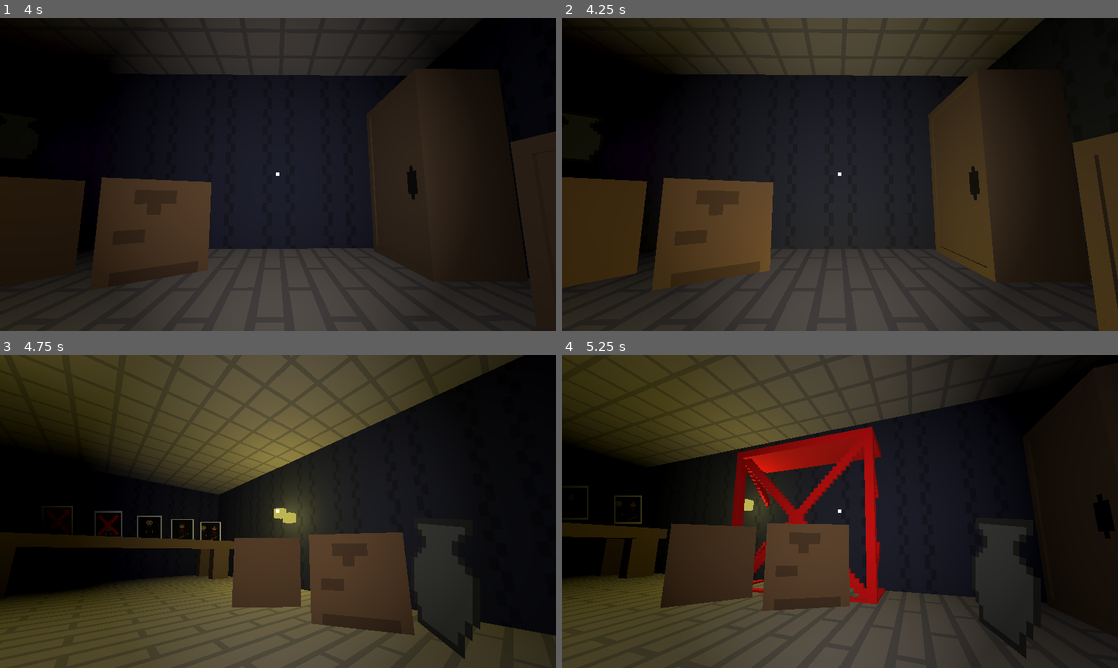
Above: before the commit, frames 1-4 (two rows, left to right).
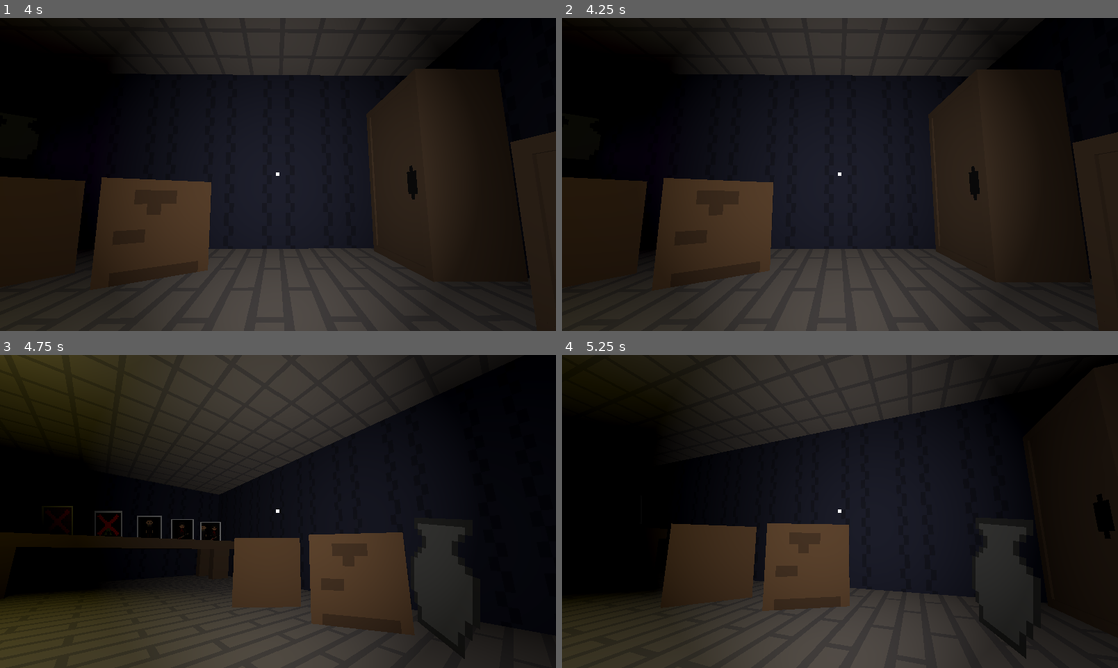
Above: after the commit, the same moments.

Repository: MrLamaT/houseofsinfulsouls_3d
Game: Godot game, scene res://chapter2/load/splash_screen.tscn
The game is run twice, just before and just after one commit, with the same random seed, the same clock (stepped at 60 frames per second) and the same inputs.
Inputs (mouse positions are in pixels of both pictures, inside the frame that each line leads up to):
- Up to frame 1 (4 s): tap Enter at 0.5, 2 s; move the mouse to (400, 158) at 0.52 s; click (400, 158) at 0.6 s; tap Space (+space) at 1.25 s; move the mouse to (166, 190) at 1.27 s; tap A (+a) at 1.35 s; click (166, 190) at 1.55 s; move the mouse to (333, 105) at 2.02 s; tap Ctrl (+crouch) at 2.1 s; click (333, 105) at 2.3 s; move the mouse to (272, 180) at 2.77 s; tap D (+d) at 2.85 s; click (272, 180) at 3.05 s; move the mouse to (316, 177) at 3.52 s; tap Q (+drop) at 3.6 s; click (316, 177) at 3.8 s
- Up to frame 2 (4.25 s): tap F2 (+f2) at 4.15 s
- Up to frame 3 (4.75 s): move the mouse to (233, 508) at 4.27 s; tap E (+e) at 4.35 s; click (233, 508) at 4.55 s
- Up to frame 4 (5.25 s): tap F3 (+f3) at 4.9 s; move the mouse to (845, 511) at 5.02 s; tap S (+s) at 5.1 s

Frame 1 is identical in both runs. In frame 2, 7.5% of the frame differs, in the area x 0-100%, y 0-100%; in frame 3, 22%; in frame 4, 23%, in the area x 0-59%, y 0-88%.

Commit message:
destruction_terminal_construction

Diff:
--- a/chapter2/Player/Player.tscn
+++ b/chapter2/Player/Player.tscn
@@ -720,6 +720,10 @@
 [node name="HandTarget" type="Marker3D" parent="head/Camera3D"]
 transform = Transform3D(1, 0, 0, 0, 1, 0, 0, 0, 1, 0, 0, -5)
 
+[node name="RayCast" type="RayCast3D" parent="head/Camera3D"]
+target_position = Vector3(0, 0, -2.5)
+collision_mask = 4
+
 [node name="FootstepPlayer" type="AudioStreamPlayer3D" parent="."]
 stream = ExtResource("3_kd1ih")
 volume_db = -25.0
--- a/chapter2/Player/player.gd
+++ b/chapter2/Player/player.gd
@@ -9,6 +9,7 @@
 @onready var crosshair = $head/Camera3D/crosshair
 @onready var hand_sprite = $head/Camera3D/hand_position/Sprite3D
 @onready var hand_target: Marker3D = $head/Camera3D/HandTarget
+@onready var raycast: RayCast3D = $head/Camera3D/RayCast
 
 var interaction_manager: InteractionManager
 
@@ -81,8 +82,11 @@
 #стройка
 var grid_size = 0.25
 var ghost_block: Node3D = null
-var objects = []
-var current_object_index = 0
+var objects = {
+	"light": preload("res://chapter2/Objects/light.tscn"),
+	"foundation": preload("res://chapter2/Objects/foundation.tscn")
+}
+var current_build_object: String = ""
 
 #полёт
 var is_floating: bool = false
@@ -91,27 +95,18 @@
 var float_speed: float = 3.0 # скорость подъема/спуска при парении
 
 func building(_delta):
+	if not ghost_block or current_build_object == "":
+		return
 	var snap_pos: Vector3 = snap_to_grid(hand_target.global_position, grid_size)
 	ghost_block.global_position = lerp(ghost_block.global_position, snap_pos, 0.1)
 	if Input.is_action_just_pressed("rotate"):
 		ghost_block.rotation.y += deg_to_rad(45)
 	if Input.is_action_just_pressed("UI_click") and ghost_block.can_place:
-		var block_instance = objects[current_object_index].instantiate()
+		var block_instance = objects[current_build_object].instantiate()
 		get_parent().add_child(block_instance)
 		block_instance.place()
 		block_instance.global_transform.origin = snap_to_grid(ghost_block.global_transform.origin, grid_size)
-		block_instance.global_position = ghost_block.global_position
 		block_instance.global_rotation = ghost_block.global_rotation
-
-func object_change(directionBlock):
-	if ghost_block:
-		ghost_block.queue_free()
-		current_object_index += directionBlock
-		if (current_object_index < 0):
-			current_object_index += objects.size()
-		elif current_object_index >= objects.size():
-			current_object_index -= objects.size()
-		spawn_ghost_block()
 
 func snap_to_grid(input_position: Vector3, grid_snap: float) -> Vector3:
 	var x = round(input_position.x / grid_snap) * grid_snap
@@ -119,11 +114,26 @@
 	var z = round(input_position.z / grid_snap) * grid_snap
 	return Vector3(x,y,z)
 
-func spawn_ghost_block():
-	ghost_block = objects[current_object_index].instantiate()
-	get_parent().add_child(ghost_block)
-	ghost_block.global_position = self.global_position
-	ghost_block.global_position.y -= 1.0
+func spawn_ghost_block(object_type: String):
+	if current_build_object == object_type and ghost_block:
+		return
+	if ghost_block:
+		ghost_block.queue_free()
+		ghost_block = null
+	if objects.has(object_type):
+		current_build_object = object_type
+		ghost_block = objects[object_type].instantiate()
+		get_parent().add_child(ghost_block)
+		ghost_block.global_position = self.global_position
+		ghost_block.global_position.y -= 1.0
+	else:
+		current_build_object = ""
+
+func stop_building():
+	if ghost_block:
+		ghost_block.queue_free()
+		ghost_block = null
+	current_build_object = ""
 
 func look_at_point(target_point: Vector3):
 	var head_look_point = Vector3(target_point.x, head.global_position.y, target_point.z)
@@ -152,8 +162,6 @@
 	if Global.game_settings["ModHard"]:
 		DarkHardMod(true)
 	update_gui_visibility()
-	objects.append(preload("res://chapter2/Objects/light.tscn"))
-	objects.append(preload("res://chapter2/Objects/foundation.tscn"))
 
 func DarkHardMod(mod):
 	if mod:
@@ -472,15 +480,12 @@
 	$head/Camera3D/coordinates.text = "%03d:%03d:%03d" % [global_position.x, global_position.y, global_position.z]
 	if not Global.game_settings["affected_by_gravity"]:
 		is_floating = false
-	if Input.is_action_just_pressed("+f2"):
-		if ghost_block:
-			ghost_block.destroy()
-		else:
-			spawn_ghost_block()
-	if ghost_block:
+	if ghost_block and current_build_object != "":
 		building(delta)
+	elif raycast.is_colliding():
 		if Input.is_action_just_pressed("+f3"):
-			object_change(1)
+			if raycast.get_collider().is_in_group("Object"):
+				raycast.get_collider().destroy()
 	if Global.game_settings["affected_by_gravity"]:
 		if Input.is_action_just_pressed("+space") and is_on_floor() and Global.game_settings["can_jump"] and movement_enabled and !crouched:
 			if jump_cooldown_timer <= 0:
--- a/chapter2/Player/terminal/terminal.gd
+++ b/chapter2/Player/terminal/terminal.gd
@@ -200,5 +200,35 @@
 				light1.light_color = color
 				light2.light_color = color
 				SystemPrint("Flashlight color changed to: " + argument)
+		"build":
+			if cheat_mod:
+				if argument == "":
+					SystemPrint("Usage: build [object_name|stop|list]")
+					SystemPrint("Available objects: light, foundation")
+					SystemPrint("Type 'build stop' to exit building mode")
+					SystemPrint("Type 'build list' to see all available objects")
+					return
+				if argument.to_lower() == "stop":
+					player.stop_building()
+					SystemPrint("Building mode stopped")
+					return
+				if argument.to_lower() == "list":
+					SystemPrint("Available build objects:")
+					for obj_name in player.objects.keys():
+						SystemPrint("• " + obj_name)
+					return
+				if player.objects.has(argument.to_lower()):
+					player.spawn_ghost_block(argument.to_lower())
+					SystemPrint("Building mode: " + argument)
+					SystemPrint("Controls:")
+					SystemPrint("  • LMB - Place object")
+					SystemPrint("  • R - Rotate object")
+					SystemPrint("  • F3 - Delete object (aim at it)")
+					SystemPrint("  • Type 'build stop' to exit")
+				else:
+					ErrorPrint("Unknown build object: " + argument)
+					SystemPrint("Available objects: light, foundation")
+			else:
+				ErrorPrint("No rights")
 		_:
 			ErrorPrint("Unknown command: " + command)
